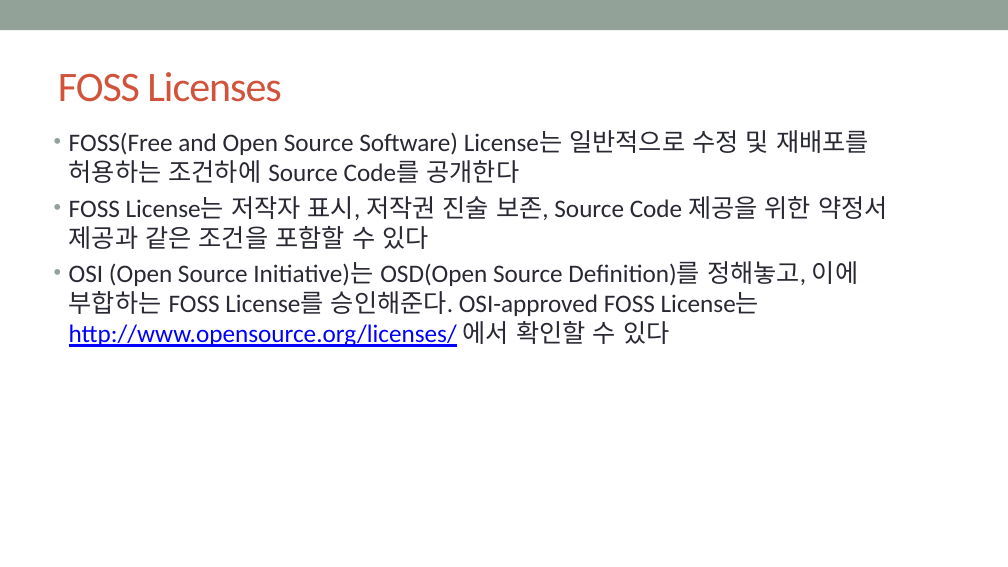
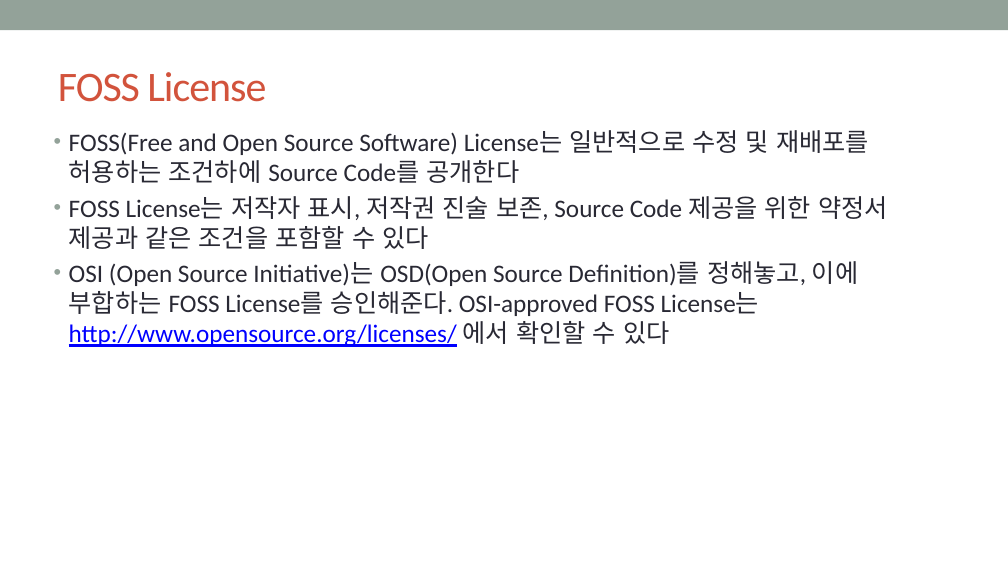
Before and after one commit to hakssung/openchain-curriculum-release-1-kor, a slide deck: slide 11 of slide/openchain-curriculum-release-1-kor.pptx. Drawn at 1008x567 pixels with LibreOffice and Linux fonts; fonts in the diff are those of the drawing; background and template pictures are left out. Boxes give left, top, right and bottom in pixels: in the first picture for what was removed or moved away, otherwise in the second. Text is boxed around its words. In the diff, an @@ line names an element or a change of style, - is before the commit and + after.

```diff
--- a/slide/openchain-curriculum-release-1-kor.pptx
+++ b/slide/openchain-curriculum-release-1-kor.pptx
@@ title at (58,72,266,102): text changed @@
-FOSS Licenses
+FOSS License
```
Also in this commit, not shown: 5 other slides changed.
